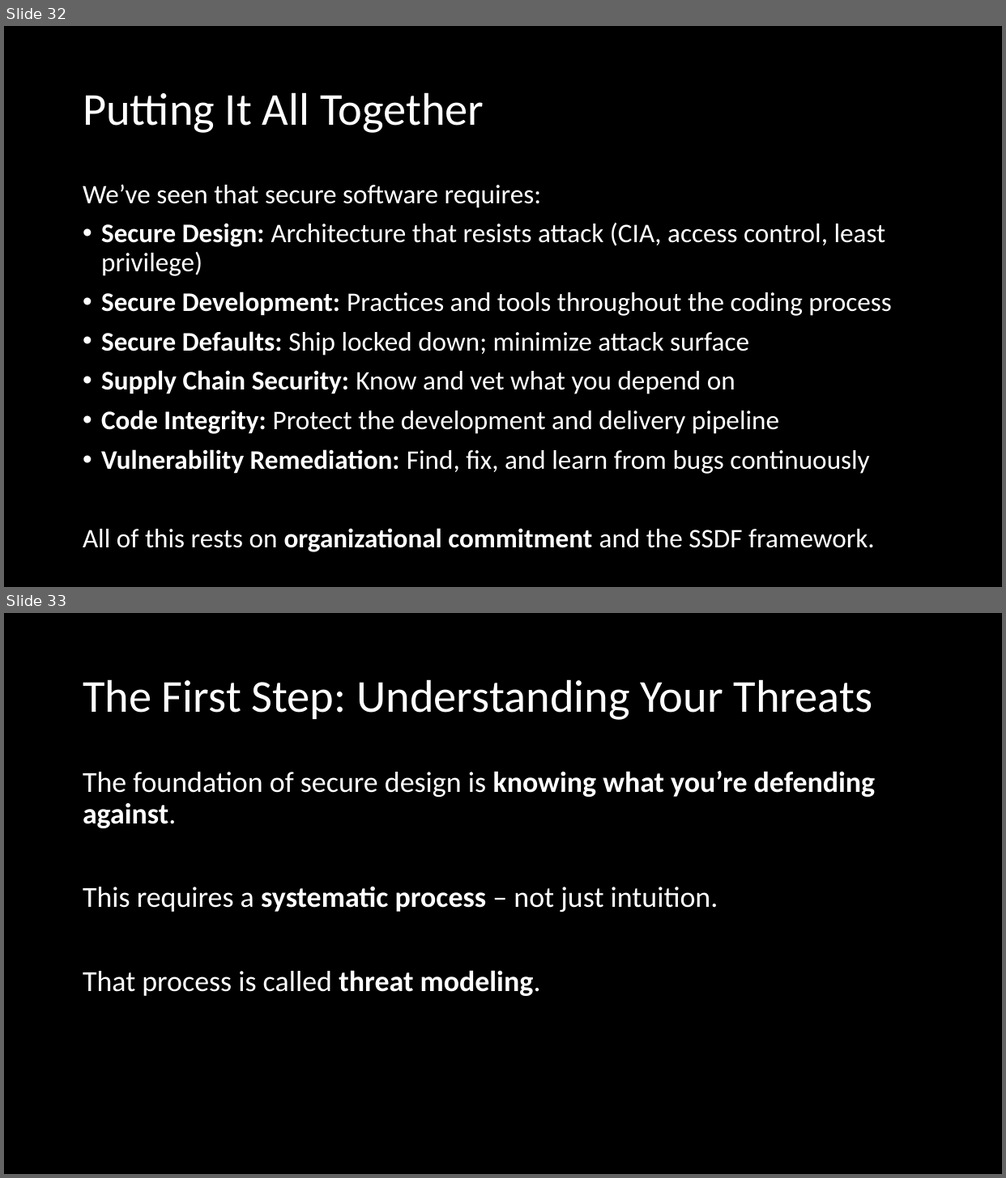
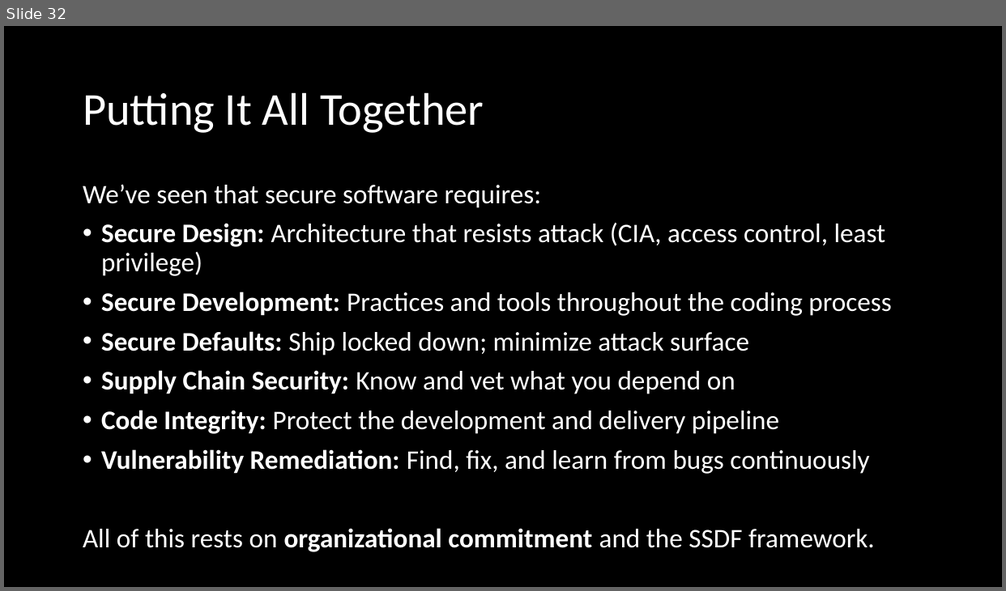
Before and after one commit to mwhicks1/mhicks-www, a slide deck: static/courses/cis-7000-spring2026/downloads/SSEM-security-by-design.pptx. Shown one above the other, each under a label of ours: slides 32 and 33 before the commit, slide 32 after it. The pictures are 1006x1178 and 1006x591 pixels, drawn with LibreOffice and Linux fonts; fonts in the diff are those of the drawing. Boxes give left, top, right and bottom in pixels: in the first picture for what was removed or moved away, otherwise in the second. Text is boxed around its words. In the diff, an @@ line names an element or a change of style, - is before the commit and + after.

Commit message:
secure design slides update

```diff
--- a/static/courses/cis-7000-spring2026/downloads/SSEM-security-by-design.pptx
+++ b/static/courses/cis-7000-spring2026/downloads/SSEM-security-by-design.pptx
@@ slide 33 removed at (4,613,1002,1174), background #000000 @@
@@ title removed at (83,679,873,720) @@
-The First Step: Understanding Your Threats
@@ text removed at (83,771,876,996) @@
-The foundation of secure design is knowing what you’re defending against.
-This requires a systematic process – not just intuition.
-That process is called threat modeling.
```
Also in this commit, not shown: 2 slides changed, 15 other slides removed, 1 other file.
